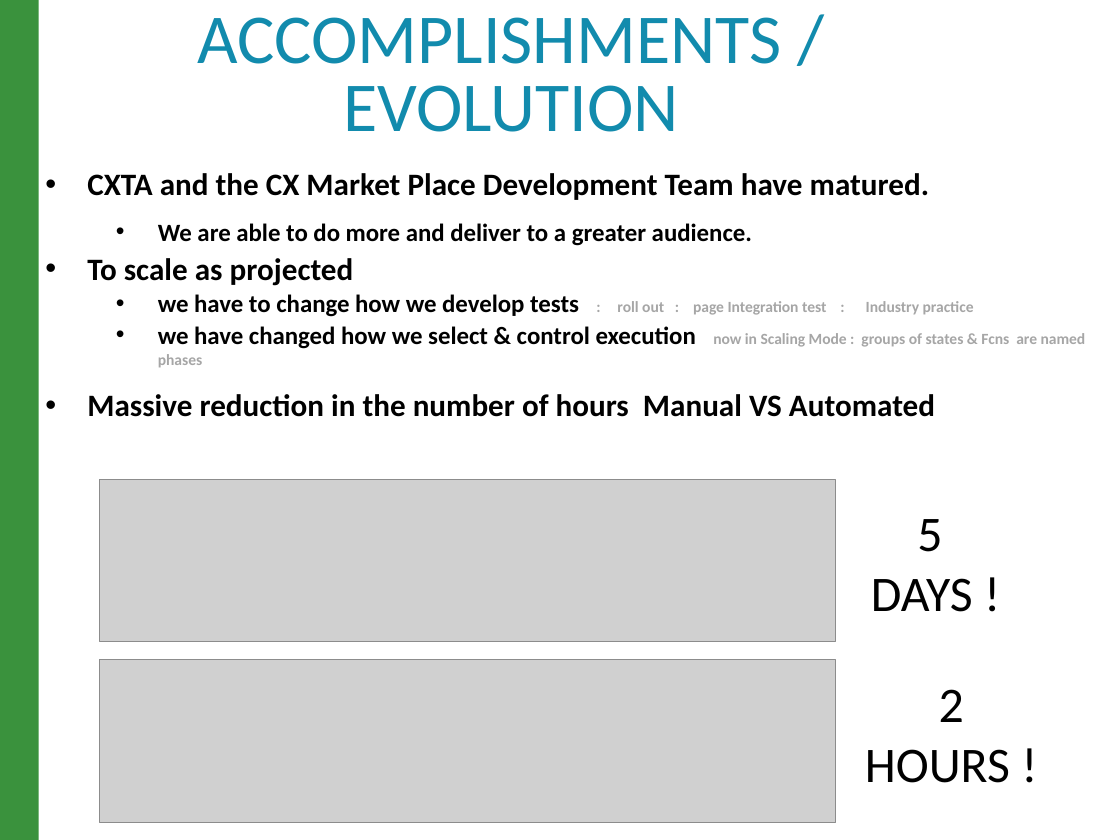
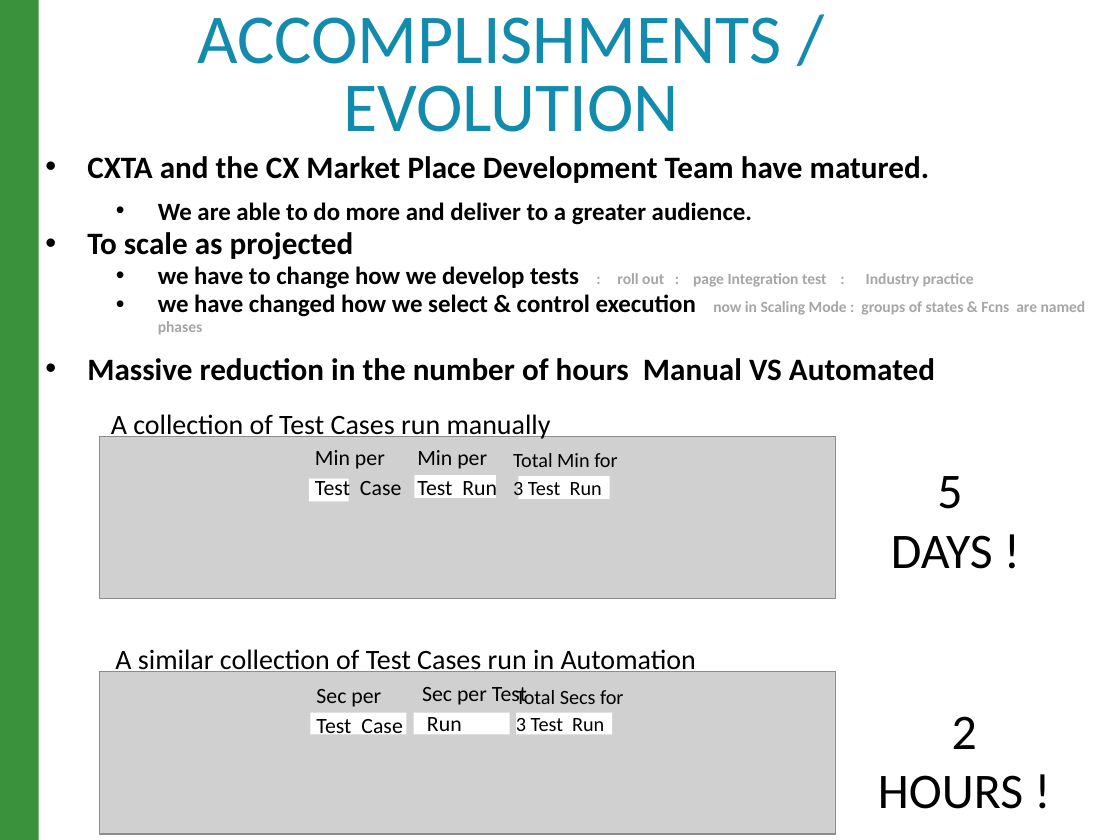
Before and after one commit to raghav9329/mainProf, a slide deck: slide 4 of CurrentWork_Delta/CX_StrategyPowerPoint.pptx. Drawn at 1120x840 pixels with LibreOffice and Linux fonts; fonts in the diff are those of the drawing; grey boxes stand for pictures. Boxes give left, top, right and bottom in pixels: in the first picture for what was removed or moved away, otherwise in the second. Text is boxed around its words. In the diff, an @@ line names an element or a change of style, - is before the commit and + after.

```diff
--- a/CurrentWork_Delta/CX_StrategyPowerPoint.pptx
+++ b/CurrentWork_Delta/CX_StrategyPowerPoint.pptx
@@ text "CXTA and the CX Market ..." moved from (x1=87, y1=173, x2=1086, y2=417) to (x1=87, y1=156, x2=1086, y2=381) @@
@@ text "CXTA and the CX Market ..." at (x1=87, y1=156, x2=1086, y2=381): line spacing 1.35 to 1.25; line spacing 1.05 to 0.95 @@
@@ text added at (x1=111, y1=414, x2=551, y2=441), 18 pt, text #000000 @@
+A collection of Test Cases run manually
@@ picture moved from (x1=100, y1=479, x2=836, y2=641) to (x1=100, y1=437, x2=836, y2=598) @@
@@ rectangle added at (x1=309, y1=478, x2=349, y2=501), fill #FFFFFF @@
@@ text added at (x1=315, y1=450, x2=401, y2=502), 14 pt, text #000000 @@
+Min per Test Case
@@ rectangle added at (x1=414, y1=475, x2=496, y2=497), fill #FFFFFF @@
@@ text added at (x1=417, y1=450, x2=497, y2=502), 14 pt, text #000000 @@
+Min per Test Run
@@ text added at (x1=513, y1=453, x2=617, y2=501), 13 pt, text #000000 @@
+Total Min for 3 Test Run
@@ rectangle added at (x1=519, y1=476, x2=609, y2=498), fill #FFFFFF @@
@@ text "5" moved from (x1=871, y1=519, x2=973, y2=612) to (x1=891, y1=476, x2=993, y2=569) @@
@@ text added at (x1=115, y1=649, x2=696, y2=676), 18 pt, text #000000 @@
+A similar collection of Test Cases run in Automation
@@ picture moved from (x1=100, y1=660, x2=836, y2=822) to (x1=100, y1=671, x2=836, y2=833) @@
@@ text added at (x1=316, y1=689, x2=402, y2=733), 14 pt, text #000000 @@
+Sec per Test Case
@@ text added at (x1=422, y1=687, x2=527, y2=738), 14 pt, text #000000 @@
+Sec per Test Run
@@ text added at (x1=516, y1=687, x2=623, y2=738), 13 pt, text #000000 @@
+Total Secs for 3 Test Run
@@ rectangle added at (x1=310, y1=712, x2=407, y2=734), fill #FFFFFF @@
@@ rectangle added at (x1=413, y1=712, x2=510, y2=734), fill #FFFFFF @@
@@ rectangle added at (x1=516, y1=712, x2=613, y2=734), fill #FFFFFF @@
@@ text "2" moved from (x1=865, y1=689, x2=1010, y2=783) to (x1=878, y1=716, x2=1023, y2=809) @@
```
Also in this commit, not shown: 4 other slides changed, 3 slides added.
